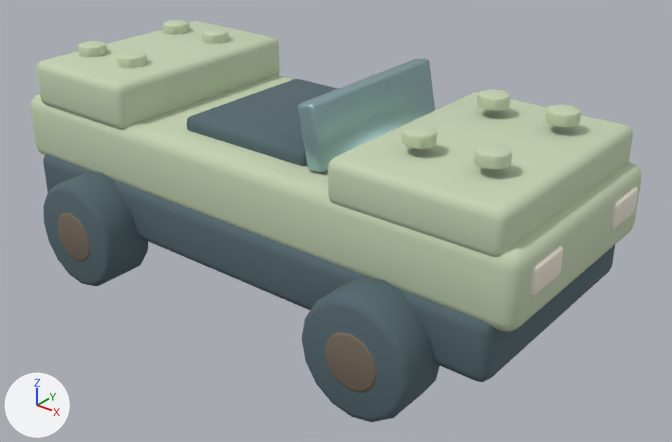
A saved change to the Blender file assets-source/blender/brick-roadster.blend.
Before and after are seen from a 50 mm camera at (0.262, -0.307, 0.228) aimed at (0.015, 0.001, 0.037). Arrows for +X, +Y and +Z are at lower left; the lights stay in place. The older version comes first.

The older version as bpy lines, for what is in view:
```python
ob_brick_stud_002 = bpy.data.objects.new('brick_stud.002', me_cone_122)
ob_brick_stud_002.location = (0.0, 0.0, 0.0)
ob_brick_stud_004 = bpy.data.objects.new('brick_stud.004', me_cone_124)
ob_brick_stud_004.location = (0.0, 0.0, 0.0)
ob_brick_stud_005 = bpy.data.objects.new('brick_stud.005', me_cone_125)
ob_brick_stud_005.location = (0.0, 0.0, 0.0)
ob_brick_stud_006 = bpy.data.objects.new('brick_stud.006', me_cone_126)
ob_brick_stud_006.location = (0.0, 0.0, 0.0)
ob_brick_stud_007 = bpy.data.objects.new('brick_stud.007', me_cone_127)
ob_brick_stud_007.location = (0.0, 0.0, 0.0)
ob_front_hood = bpy.data.objects.new('front_hood', me_cube_098)
ob_front_hood.location = (0.0, 0.0, 0.0)
ob_open_cockpit = bpy.data.objects.new('open_cockpit', me_cube_099)
ob_open_cockpit.location = (0.0, 0.0, 0.0)
ob_rear_deck = bpy.data.objects.new('rear_deck', me_cube_097)
ob_rear_deck.location = (0.0, 0.0, 0.0)
ob_roadster_body = bpy.data.objects.new('roadster_body', me_cube_096)
ob_roadster_body.location = (0.0, 0.0, 0.0)
# also in view: 'windscreen' at (0.036, 0.0, 0.095); 'wheel_hub' at (-0.084, -0.062, 0.027); 'headlight' at (0.138, -0.034, 0.068); 'rubber_wheel.002' at (0.083, -0.062, 0.027); 'rubber_wheel' at (-0.084, -0.062, 0.027)
```
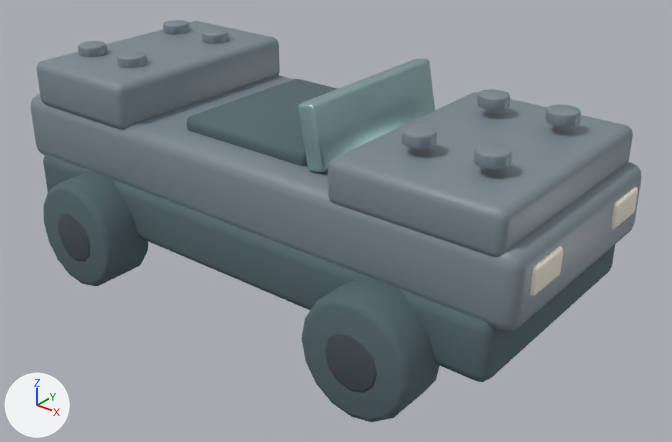
The change, as JSON lines over the scene's bpy script:
```json
{"op": "set", "path": "mat_variant_surface.base_color", "old": "(0.56, 0.65, 0.45)", "new": "(0.2, 0.25, 0.29)", "note": "pale green #c5d3b3 -> grey #7c8993"}
{"op": "set", "path": "mat_aged_bronze.base_color", "old": "(0.2, 0.16, 0.12)", "new": "(0.07, 0.09, 0.11)", "note": "brown #7c6f61 -> greyish blue #4b555d"}
```

What differs and where, as boxes [x1, y1, x2, y2] in the pictures (672 x 442 px):
```json
{"object": "roadster_body", "change": "recoloured", "before": [30, 75, 642, 332], "after": [30, 75, 642, 332], "on screen": "pale green to grey"}
{"object": "front_hood", "change": "recoloured", "before": [328, 92, 633, 257], "after": [328, 92, 633, 257], "on screen": "pale green to grey"}
{"object": "rear_deck", "change": "recoloured", "before": [37, 21, 280, 129], "after": [37, 21, 280, 129], "on screen": "darker"}
{"object": "wheel_hub.002", "change": "recoloured", "before": [325, 332, 377, 393], "after": [325, 332, 377, 393], "on screen": "brown to greyish blue"}
{"object": "wheel_hub", "change": "recoloured", "before": [58, 213, 90, 262], "after": [58, 213, 90, 262]}
{"object": "brick_stud.006", "change": "recoloured", "before": [474, 143, 512, 169], "after": [474, 143, 512, 169], "on screen": "darker"}
{"object": "brick_stud.004", "change": "recoloured", "before": [401, 124, 437, 149], "after": [401, 124, 437, 149], "on screen": "darker"}
{"object": "brick_stud.007", "change": "recoloured", "before": [545, 104, 581, 127], "after": [545, 104, 581, 127], "on screen": "darker"}
{"object": "brick_stud.005", "change": "recoloured", "before": [477, 89, 510, 110], "after": [477, 89, 510, 110], "on screen": "darker"}
{"object": "brick_stud.002", "change": "recoloured", "before": [117, 51, 147, 68], "after": [117, 51, 147, 68], "on screen": "darker"}
{"object": "brick_stud", "change": "recoloured", "before": [78, 41, 107, 57], "after": [78, 41, 107, 57], "on screen": "darker"}
{"object": "brick_stud.003", "change": "recoloured", "before": [202, 29, 229, 44], "after": [202, 29, 229, 44], "on screen": "darker"}
{"object": "brick_stud.001", "change": "recoloured", "before": [163, 20, 189, 35], "after": [163, 20, 189, 35], "on screen": "darker"}
```
